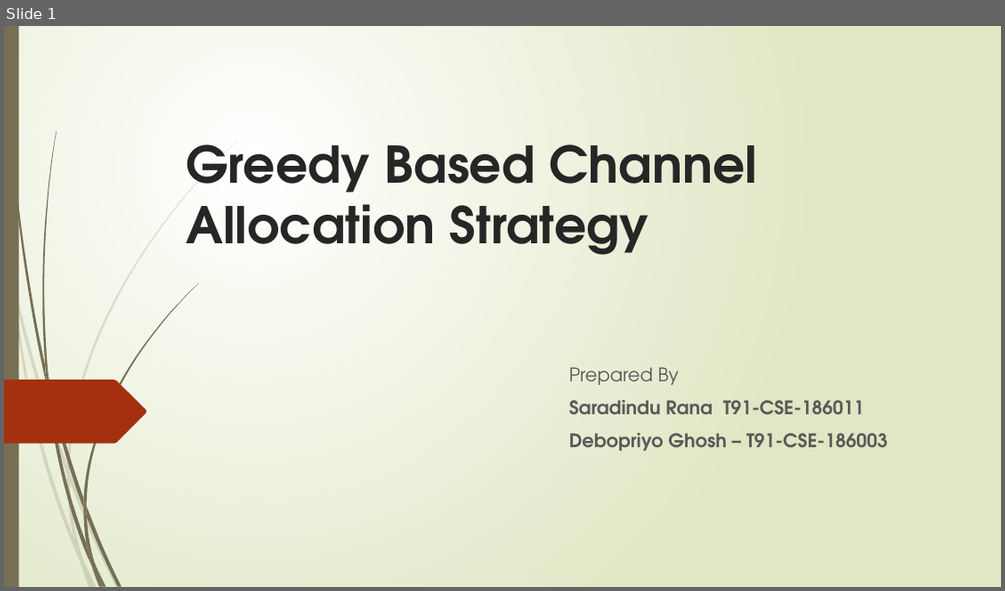
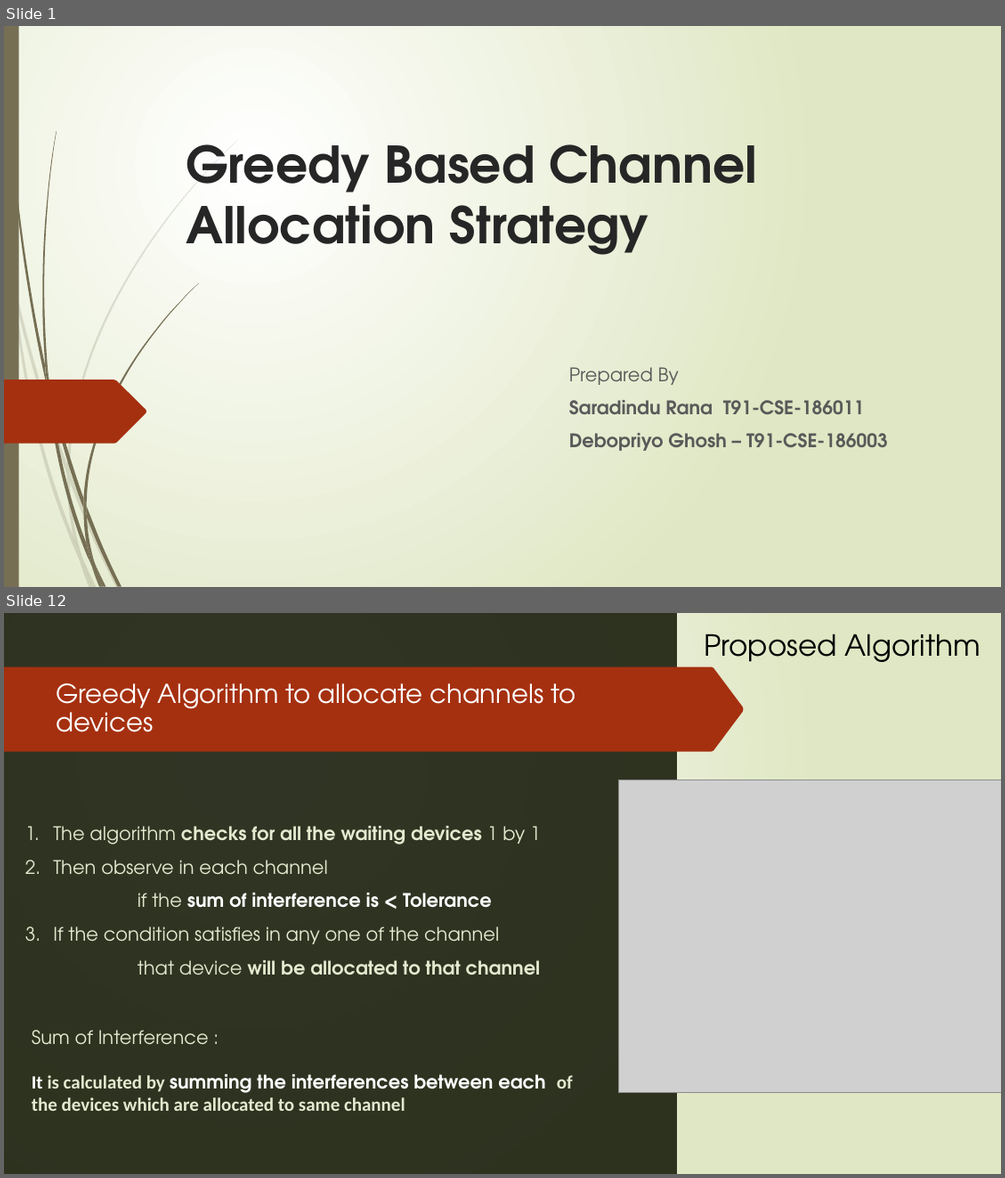
Before and after one commit to debopriyodjghosh/Channel-allocation-web-app, a slide deck: Docs/ppt.pptx. Shown one above the other, each under a label of ours: slide 1 before the commit, slides 1 and 12 after it; the slides between them are not shown. The pictures are 1005x591 and 1005x1178 pixels, drawn with LibreOffice and Linux fonts; fonts in the diff are those of the drawing; grey boxes stand for pictures. Boxes give left, top, right and bottom in pixels: in the first picture for what was removed or moved away, otherwise in the second. Text is boxed around its words. In the diff, an @@ line names an element or a change of style, - is before the commit and + after.

```diff
--- a/Docs/ppt.pptx
+++ b/Docs/ppt.pptx
@@ slide 12 added at bbox=[4, 613, 1001, 1174], background gradient #FFFFFF to #DFE8C4; not listed: 23 template elements that a slide beside it also shows @@
@@ rectangle added at bbox=[4, 613, 996, 1174], fill gradient #FFFFFF to #DFE8C4 @@
@@ rectangle added at bbox=[4, 613, 1001, 1174], fill gradient #FFFFFF to #DFE8C4 @@
@@ rectangle added at bbox=[4, 613, 677, 1174], fill #1A1F0D at 90% opacity @@
@@ text added at bbox=[704, 634, 980, 670], 28 pt, text #000000 @@
+Proposed Algorithm
@@ freeform shape added at bbox=[4, 672, 134, 713], fill #A53010 @@
@@ freeform shape added at bbox=[4, 666, 744, 751], fill #A53010 @@
@@ text added at bbox=[56, 683, 576, 732], 25 pt, text #FEFFFF @@
+Greedy Algorithm to allocate channels to devices
@@ title added at bbox=[146, 683, 246, 724], 36 pt, text #262626 @@
+Cont.
@@ picture added at bbox=[619, 780, 1001, 1093] @@
@@ text added at bbox=[53, 826, 541, 975], 18 pt, text #E3EACF @@
+1. The algorithm checks for all the waiting devices 1 by 1
+2. Then observe in each channel
+      if the sum of interference is < Tolerance
+3. If the condition satisfies in any one of the channel
+that device will be allocated to that channel
@@ text added at bbox=[32, 1030, 573, 1111], 18 pt, text #E3EACF, bold @@
+Sum of Interference :
+It is calculated by summing the interferences between each of the devices which are allocated to same channel
```
Also in this commit, not shown: 7 slides changed, 6 other slides added, 2 other files.
